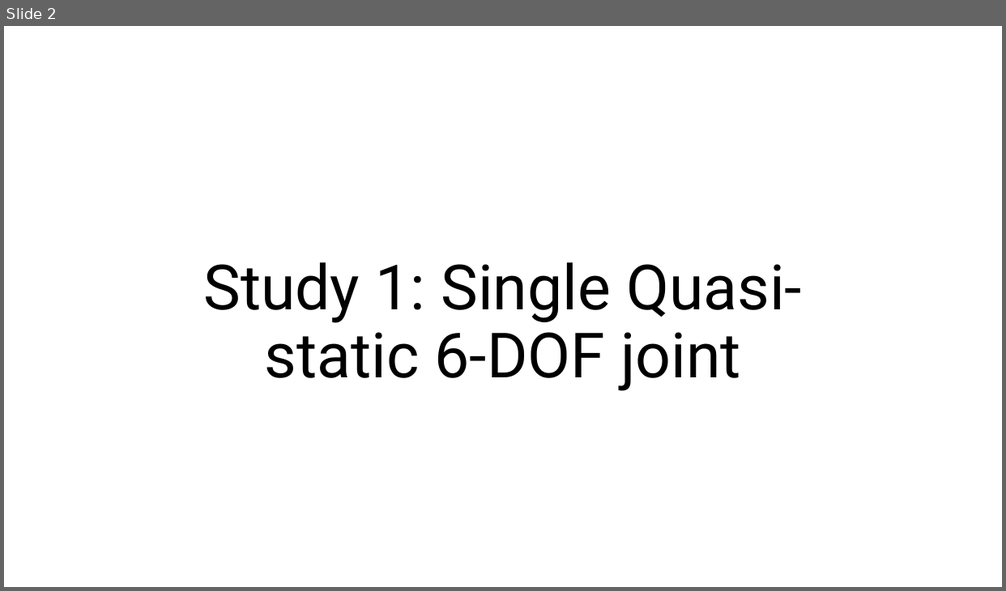
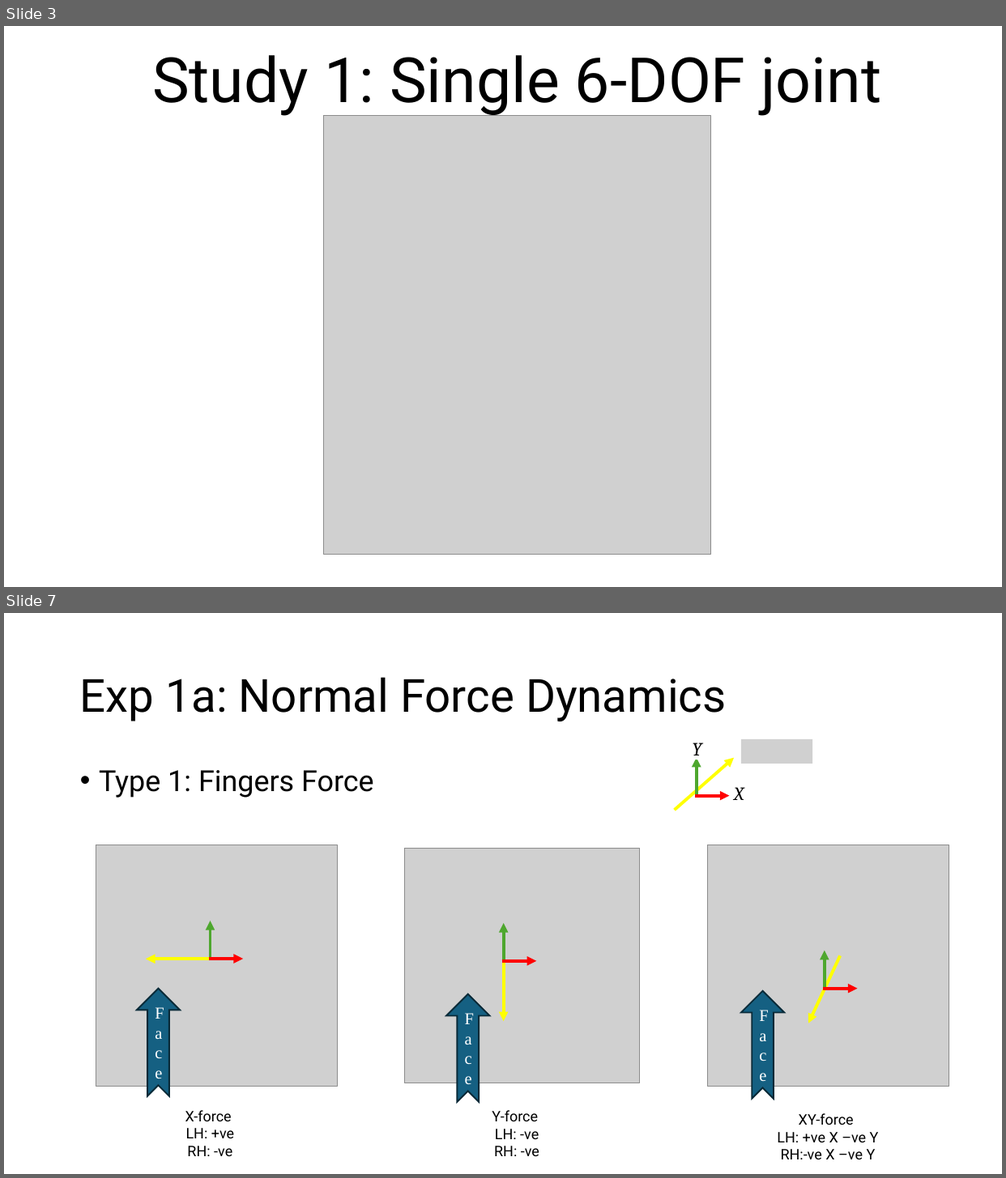
Before and after one commit to UniMelbHumanRoboticsLab/ForceMoCap, a slide deck: experiments/exp1/ForceMoCap Evaluation Protocol.pptx. Shown one above the other, each under a label of ours: slide 2 before the commit, slides 3 and 7 after it; the slides between them are not shown. The pictures are 1006x591 and 1006x1178 pixels, drawn with LibreOffice and Linux fonts; fonts in the diff are those of the drawing; grey boxes stand for pictures. Boxes give left, top, right and bottom in pixels: in the first picture for what was removed or moved away, otherwise in the second. Text is boxed around its words. In the diff, an @@ line names an element or a change of style, - is before the commit and + after.

```diff
--- a/experiments/exp1/ForceMoCap Evaluation Protocol.pptx
+++ b/experiments/exp1/ForceMoCap Evaluation Protocol.pptx
@@ slide 7 added at <box>4,613,1002,1174</box>, background #FFFFFF @@
@@ title added at <box>80,677,726,722</box>, 44 pt, text #000000 @@
+Exp 1a: Normal Force Dynamics
@@ picture added at <box>741,739,812,764</box> @@
@@ text added at <box>99,770,374,798</box>, 28 pt, text #000000 @@
+• Type 1: Fingers Force
@@ group added at <box>675,743,744,810</box>: 3 arrows, 2 texts @@
+Y
+X
@@ group added at <box>96,845,337,1086</box>: 3 arrows, 1 picture @@
@@ group added at <box>405,848,641,1083</box>: 3 arrows, 1 picture @@
@@ notched right arrow added at <box>137,989,180,1097</box>, fill #156082, outline #092A39 1.5 pt, 16 pt, text #FFFFFF @@
+Face
@@ notched right arrow added at <box>446,995,490,1102</box>, fill #156082, outline #092A39 1.5 pt, 16 pt, text #FFFFFF @@
+Face
@@ notched right arrow added at <box>741,991,785,1099</box>, fill #156082, outline #092A39 1.5 pt, 16 pt, text #FFFFFF @@
+Face
@@ group added at <box>707,845,948,1086</box>: 3 arrows, 1 picture @@
@@ text added at <box>185,1110,234,1157</box>, 14 pt, text #000000 @@
+X-force
+LH: +ve
+RH: -ve
@@ text added at <box>492,1110,539,1157</box>, 14 pt, text #000000 @@
+Y-force
+LH: -ve
+RH: -ve
@@ text added at <box>777,1114,879,1160</box>, 14 pt, text #000000 @@
+XY-force
+LH: +ve X –ve Y
+RH:-ve X –ve Y
@@ what was slide 2 is now slide 3 @@
@@ slide 3 changed as well @@
@@ title at <box>152,55,882,116</box>: text changed @@
-Study 1: Single Quasi-static 6-DOF joint
+Study 1: Single 6-DOF joint
@@ picture added at <box>324,116,710,555</box> @@
```
Also in this commit, not shown: 7 other slides changed, 6 other slides added, 26 other files.
